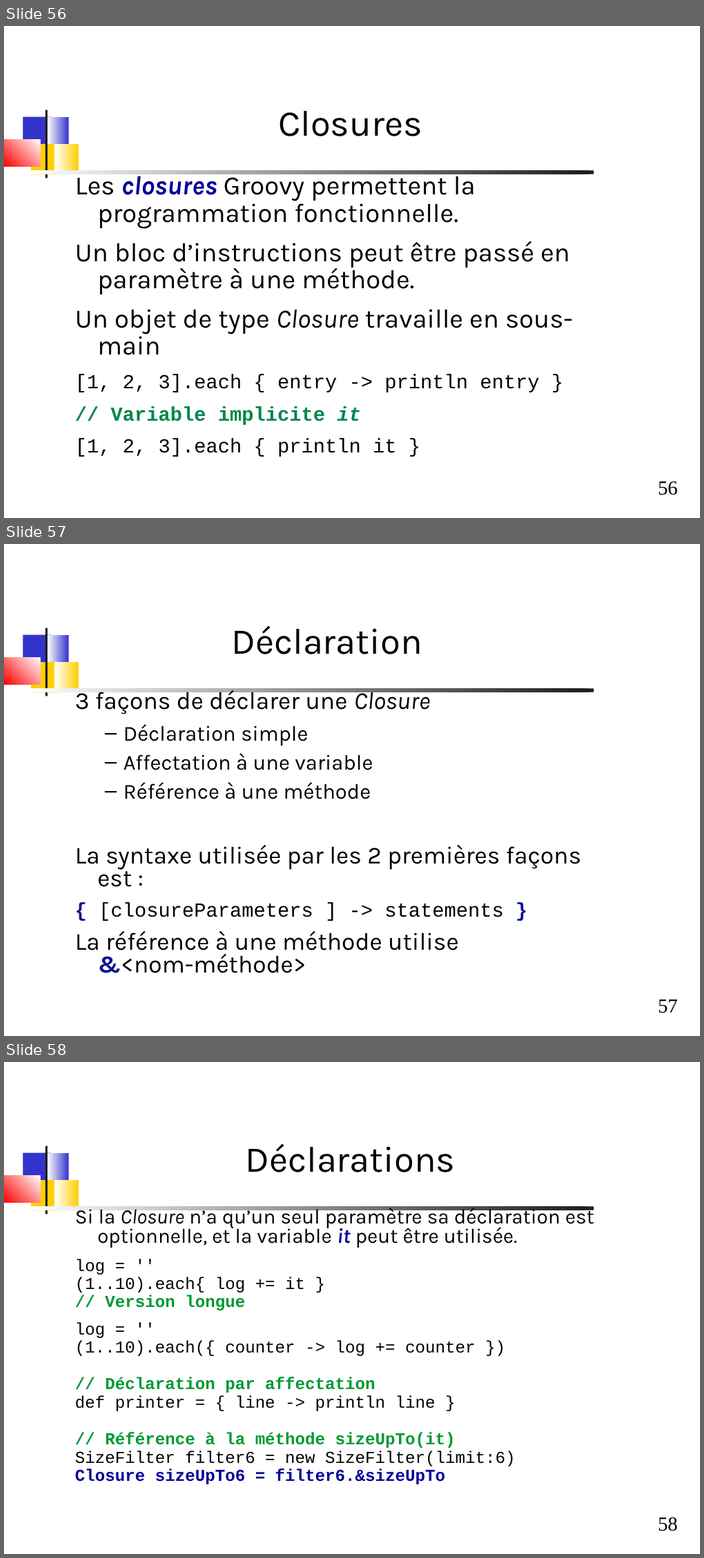
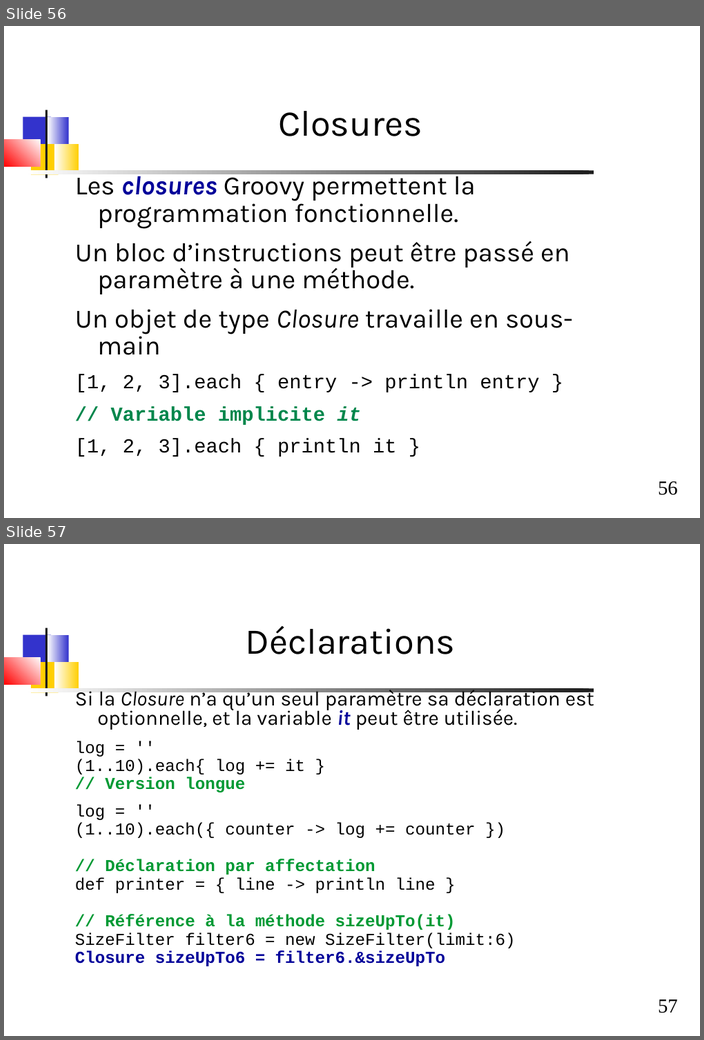
Before and after one commit to dthibau/gradle, a slide deck: Gradle.odp. Shown one above the other, each under a label of ours: slides 56, 57 and 58 before the commit, slides 56 and 57 after it. The pictures are 704x1558 and 704x1040 pixels, drawn with LibreOffice and Linux fonts; fonts in the diff are those of the drawing. Boxes give left, top, right and bottom in pixels: in the first picture for what was removed or moved away, otherwise in the second. Text is boxed around its words. In the diff, an @@ line names an element or a change of style, - is before the commit and + after.

```diff
--- a/Gradle.odp
+++ b/Gradle.odp
@@ slide 57 removed at (4,544,700,1036), background #FFFFFF; not listed: 8 template elements that a slide beside it also shows @@
@@ title removed at (231,626,422,654) @@
-Déclaration
@@ text removed at (75,687,581,973) @@
-3 façons de déclarer une Closure
-  – Déclaration simple
-  – Affectation à une variable
-  – Référence à une méthode
-La syntaxe utilisée par les 2 premières façons est :
-{ [closureParameters ] -> statements }
-La référence à une méthode utilise
-&<nom-méthode>
@@ what was slide 58 is now slide 57 @@
@@ page number at (657,999,677,1013): text changed @@
-58
+57
```
Also in this commit, not shown: 7 slides changed, 4 slides added, 1 other file.
